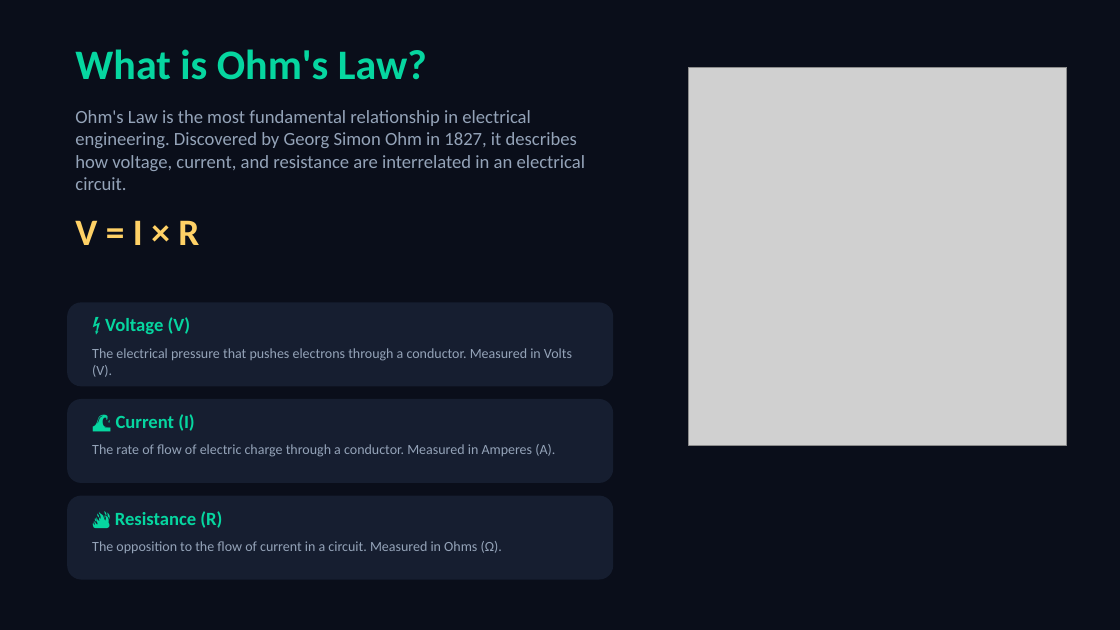
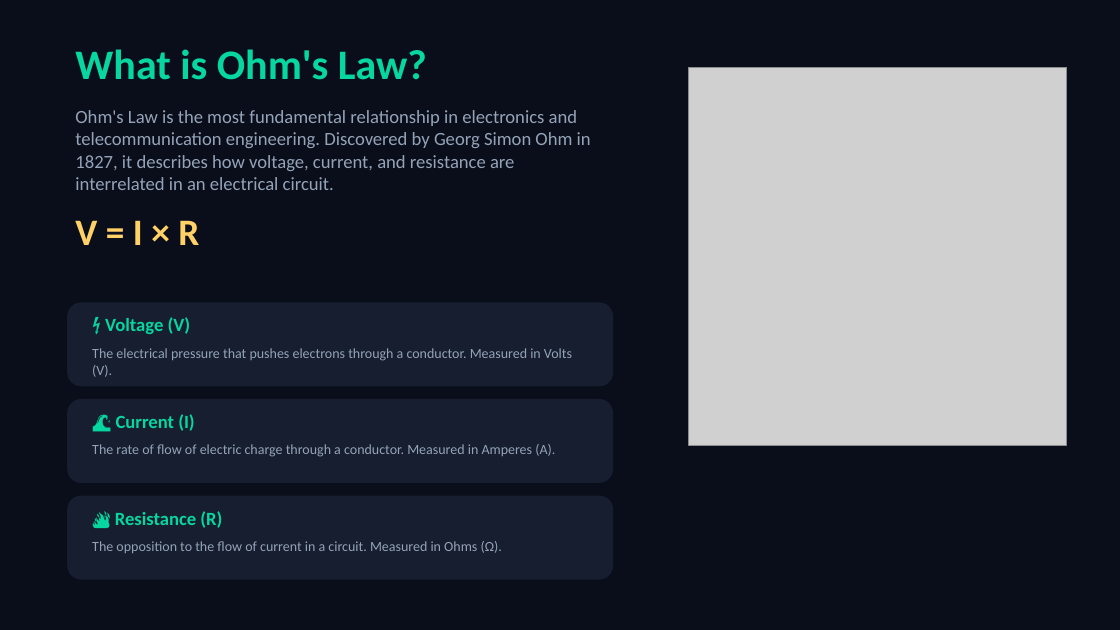
Before and after one commit to poojamhais/Engineering-stuff, a slide deck: slide 2 of Ohms_Law_Presentation.pptx. Drawn at 1120x630 pixels with LibreOffice and Linux fonts; fonts in the diff are those of the drawing; grey boxes stand for pictures. Boxes give left, top, right and bottom in pixels: in the first picture for what was removed or moved away, otherwise in the second. Text is boxed around its words. In the diff, an @@ line names an element or a change of style, - is before the commit and + after.

Commit message:
Update department to Electronics and Telecommunication Engineering and remove obsolete files

```diff
--- a/Ohms_Law_Presentation.pptx
+++ b/Ohms_Law_Presentation.pptx
@@ text at (75, 110, 591, 190): text changed @@
-Ohm's Law is the most fundamental relationship in electrical engineering. Discovered by Georg Simon Ohm in 1827, it describes how voltage, current, and resistance are interrelated in an electrical circuit.
+Ohm's Law is the most fundamental relationship in electronics and telecommunication engineering. Discovered by Georg Simon Ohm in 1827, it describes how voltage, current, and resistance are interrelated in an electrical circuit.
```
Also in this commit, not shown: 2 other slides changed, 6 other files.
